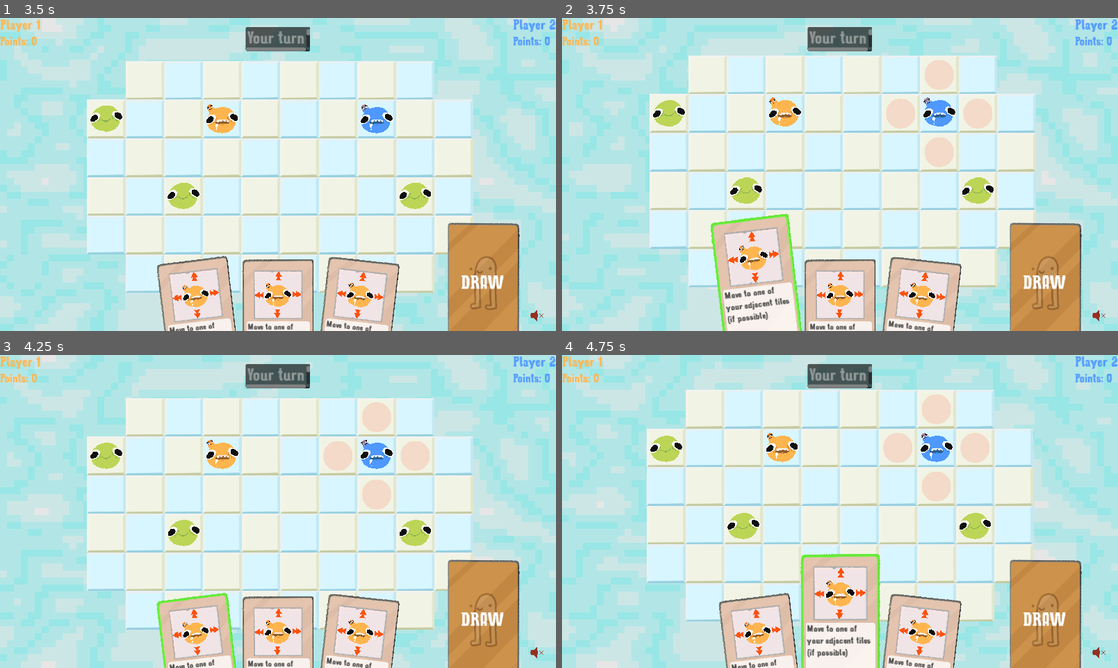
Above: before the commit, frames 1-4 (two rows, left to right).
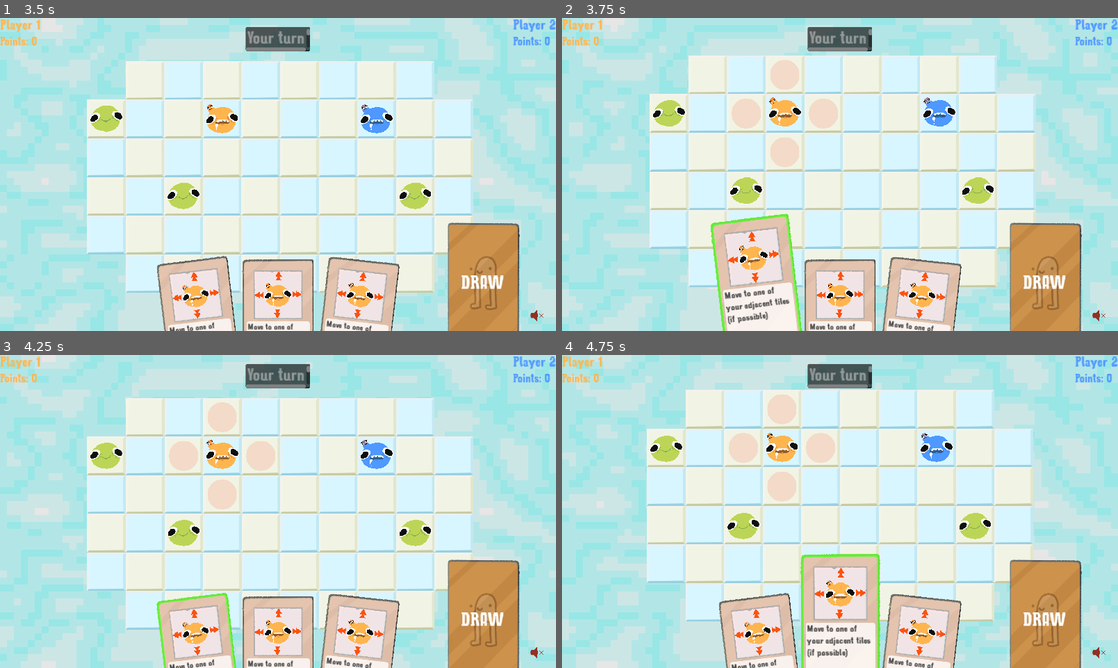
Above: after the commit, the same moments.

Repository: patator62180/GDWL_67
Game: Godot game, scene res://scenes/main/main.tscn
The game is run twice, just before and just after one commit, with the same random seed, the same clock (stepped at 60 frames per second) and the same inputs.
Inputs (mouse positions are in pixels of both pictures, inside the frame that each line leads up to):
- Up to frame 1 (3.5 s): click "[FAKE] Start as player (local)" at 0.5 s; click (328, 274) at 1.27 s; type "12" at 1.35 s; click "PLAY LOCAL" at 2 s; tap Enter (ui_accept) at 2.75 s; drag from (278, 174) to (222, 111) at 2.77 s
- Up to frame 2 (3.75 s): drag from (762, 318) to (784, 118) at 3.52 s
- Up to frame 3 (4.25 s): no input
- Up to frame 4 (4.75 s): move the mouse to (840, 655) at 4.27 s; hold Right (right) from 4.28 s (still down); click (840, 655) at 4.42 s

Frame 1 is identical in both runs. In frame 2, 3.1% of the frame differs, in the area x 30-78%, y 13-48%; in frame 3, 3.1%; in frame 4, 3.1%.

Commit message:
fix card selection on local multi

Diff:
--- a/scenes/game/player_controller.gd
+++ b/scenes/game/player_controller.gd
@@ -105,11 +105,12 @@
         hud.hand.consume_selected_card()
 
 func on_card_selected(cardType : String):
-    grid.selected_card_type = cardType
+    if can_play():
+        grid.selected_card_type = cardType
 
-    if cardType == "Movement":
-        selected_player = player_managers.array[player_index].player_characters[0]
-        grid.show_possible_selection(grid.get_grid_pos(selected_player.position), player_managers)
+        if cardType == "Movement":
+            selected_player = player_managers.array[player_index_playing].player_characters[0]
+            grid.show_possible_selection(grid.get_grid_pos(selected_player.position), player_managers)
 
 func on_card_draw():
     Mediator.instance.call_on_server(game.draw_for_turn)
--- a/scenes/menus/menus.tscn
+++ b/scenes/menus/menus.tscn
@@ -6,6 +6,21 @@
 [ext_resource type="PackedScene" uid="uid://b81kmauxqg4ws" path="res://scenes/background/background.tscn" id="2_xeypf"]
 [ext_resource type="Theme" uid="uid://bnf832jc7xfl4" path="res://scenes/background/theme_principal.tres" id="3_sn0x5"]
 [ext_resource type="Texture2D" uid="uid://6i0h0aucnuvk" path="res://sprites/title_shadow.png" id="8_6h814"]
+
+[sub_resource type="Animation" id="Animation_hq5pi"]
+resource_name = "RESET"
+tracks/0/type = "value"
+tracks/0/imported = false
+tracks/0/enabled = true
+tracks/0/path = NodePath("HBoxContainer/JoinButtonContainer/JoinButton:modulate")
+tracks/0/interp = 1
+tracks/0/loop_wrap = true
+tracks/0/keys = {
+"times": PackedFloat32Array(0),
+"transitions": PackedFloat32Array(1),
+"update": 0,
+"values": [Color(1, 1, 1, 1)]
+}
 
 [sub_resource type="Animation" id="Animation_x4ixm"]
 resource_name = "shake"
@@ -34,21 +49,6 @@
 "transitions": PackedFloat32Array(0.0915054, 4.14106, 1),
 "update": 0,
 "values": [Color(1, 1, 1, 1), Color(1, 0, 0, 1), Color(1, 1, 1, 1)]
-}
-
-[sub_resource type="Animation" id="Animation_hq5pi"]
-resource_name = "RESET"
-tracks/0/type = "value"
-tracks/0/imported = false
-tracks/0/enabled = true
-tracks/0/path = NodePath("HBoxContainer/JoinButtonContainer/JoinButton:modulate")
-tracks/0/interp = 1
-tracks/0/loop_wrap = true
-tracks/0/keys = {
-"times": PackedFloat32Array(0),
-"transitions": PackedFloat32Array(1),
-"update": 0,
-"values": [Color(1, 1, 1, 1)]
 }
 
 [sub_resource type="AnimationLibrary" id="AnimationLibrary_hoieq"]
